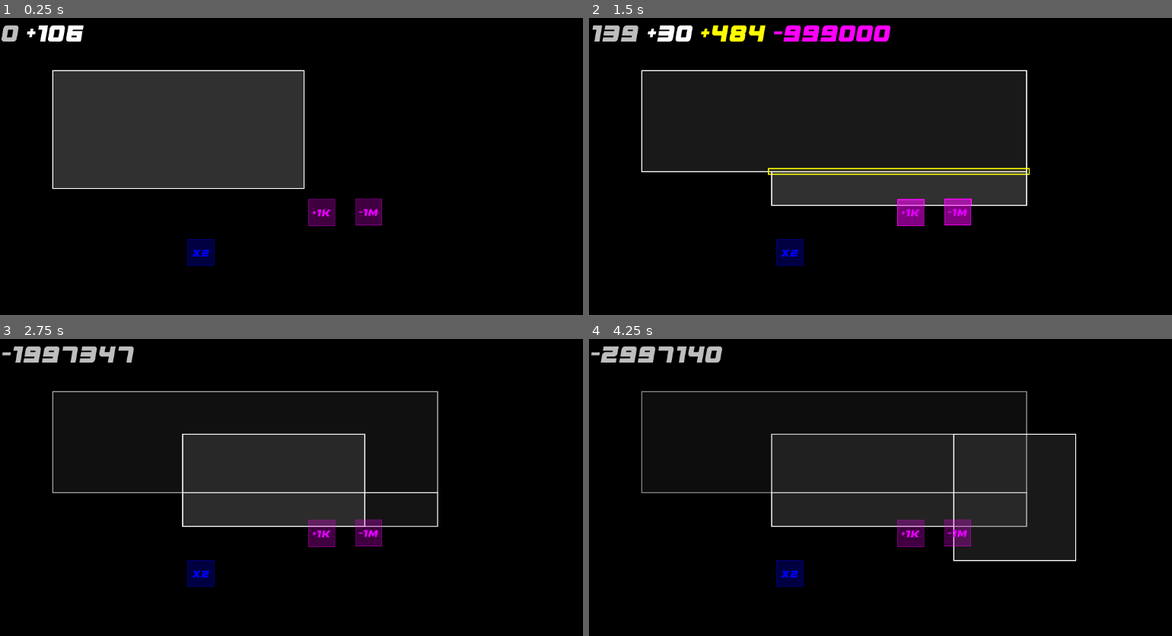
Above: before the commit, frames 1-4 (two rows, left to right).
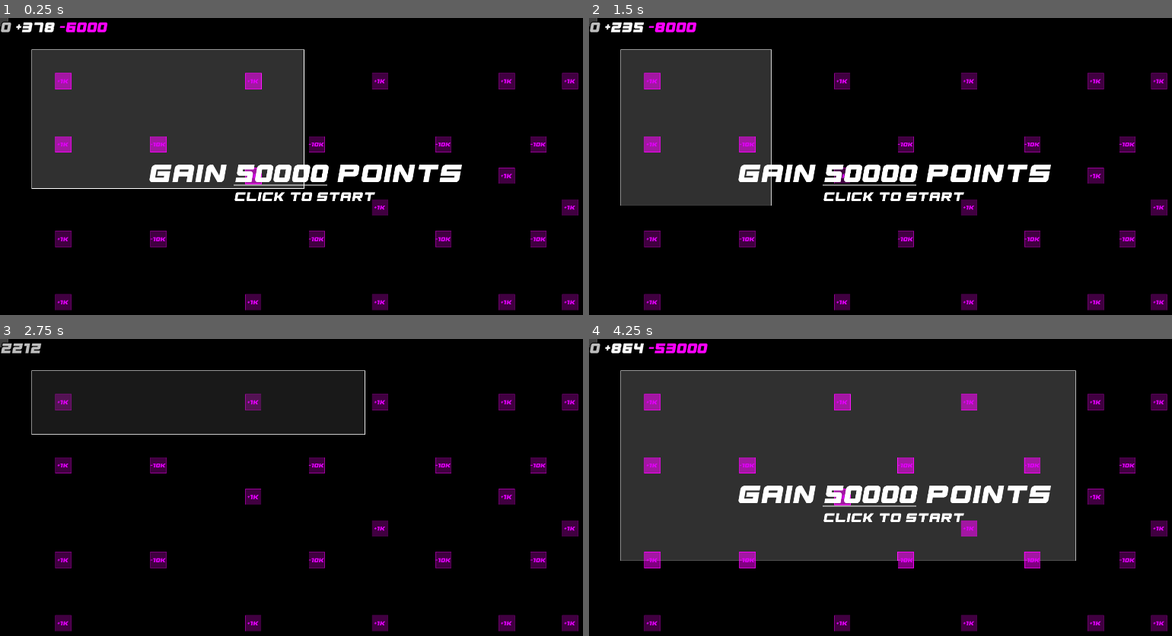
Above: after the commit, the same moments.

Repository: AlexeyBond/old-54-game
Game: Godot game, scene res://level1.tscn
Same seed, same stepped clock (60 frames per second), same inputs: the game is played once before the commit and once after it. Before the commit the project starts from res://game.tscn.
Inputs (mouse positions are in pixels of both pictures, inside the frame that each line leads up to):
- Up to frame 1 (0.25 s): no input
- Up to frame 2 (1.5 s): tap Enter at 0.5, 1.25 s; move the mouse to (1026, 172) at 0.52 s; press the mouse at (1026, 172) at 0.53 s; move the mouse to (769, 205) at 1.27 s; release the mouse at (769, 205) at 1.28 s; click (769, 205) at 1.35 s
- Up to frame 3 (2.75 s): tap Enter at 2 s; move the mouse to (367, 434) at 2.02 s; press the mouse at (367, 434) at 2.03 s
- Up to frame 4 (4.25 s): move the mouse to (863, 576) at 2.77 s; release the mouse at (863, 576) at 2.78 s; click (863, 576) at 2.85 s; tap Space at 3.5 s; move the mouse to (1072, 561) at 3.52 s; press the mouse at (1072, 561) at 3.53 s; tap R (reload, bound only after the commit) at 4.15 s

The runs differ from the first frame. In frame 1, 13% of the frame differs, in the area x 0-100%, y 0-99%; in frame 2, 33%; in frame 3, 21%; in frame 4, 38%.

Commit message:
[wip] Levels

Diff:
--- a/arena.gd
+++ b/arena.gd
@@ -78,7 +78,7 @@
 			effect.effect_sub_r = int(r.get_area() * AREA_TO_SCORE)
 			effects.push_back(effect)
 
-	for n in self.get_children():
+	for n in get_parent().get_children():
 		if n is Effector:
 			var er: EffectRect = n.get_effect_rect(future_rect)
 
--- a/effector1.tscn
+++ b/effector_add.tscn
@@ -1,9 +1,11 @@
 [gd_scene load_steps=3 format=3 uid="uid://cb5q44ncwn7jn"]
 
-[ext_resource type="Theme" uid="uid://cylacb7e25wnl" path="res://ui/main_theme.tres" id="1_73mb6"]
+[ext_resource type="Theme" uid="uid://cylacb7e25wnl" path="res://ui/main_theme.tres" id="1_2vr8s"]
 
 [sub_resource type="GDScript" id="GDScript_5ewp0"]
 script/source = "extends Effector
+
+class_name AddEffector
 
 @export var value: int = 1000
 
@@ -19,7 +21,7 @@
 	er.effect_add_p = value
 "
 
-[node name="effector1" type="Node2D"]
+[node name="add_effector" type="Node2D"]
 script = SubResource("GDScript_5ewp0")
 color = Color(1, 0, 1, 1)
 
--- a/effector2.tscn
+++ b/effector_mul.tscn
@@ -1,9 +1,11 @@
 [gd_scene load_steps=3 format=3 uid="uid://2jdwfi7bfpqg"]
 
-[ext_resource type="Theme" uid="uid://cylacb7e25wnl" path="res://ui/main_theme.tres" id="1_622x2"]
+[ext_resource type="Theme" uid="uid://cylacb7e25wnl" path="res://ui/main_theme.tres" id="1_qh5yd"]
 
 [sub_resource type="GDScript" id="GDScript_5ewp0"]
 script/source = "extends Effector
+
+class_name MulEffector
 
 @export var value: int = 2
 
@@ -14,7 +16,7 @@
 	er.effect_mul_b = value
 "
 
-[node name="effector1" type="Node2D"]
+[node name="mul_effector" type="Node2D"]
 script = SubResource("GDScript_5ewp0")
 color = Color(0, 0, 1, 1)
 
--- a/game.gd
+++ b/game.gd
@@ -7,11 +7,19 @@
 @export var timer: Timer
 
 var score: int = 0
+var ticks: int = 0
+
+var is_stopped: bool = false;
+
+signal started;
 
 func _unhandled_input(event):
-	if event.is_action_pressed("click") and timer.is_stopped():
+	if event.is_action_pressed("click") and timer.is_stopped() and not self.is_stopped:
 		arena.commit()
 		timer.start()
+		started.emit()
+	elif event.is_action_pressed("reload"):
+		get_tree().reload_current_scene()
 
 func total_effect(effects: Array[Arena.EffectRect]) -> Arena.EffectRect:
 	var res: Arena.EffectRect = Arena.EffectRect.new(Rect2(Vector2.ZERO, Vector2.ZERO), Color.BLACK)
@@ -52,15 +60,26 @@
 	delta *= total_effect.effect_mul_b
 
 	score += delta
+
+
+
 	status_text.text = format_status([])
 
 func update_current_effects(effects: Array[Arena.EffectRect]):
 	status_text.text = format_status(effects)
 
+signal tick_done(int)
+
 func tick():
 	arena.commit()
+	ticks += 1
+	tick_done.emit(ticks)
 
 func _ready():
 	arena.apply_effects.connect(self.apply_effects)
 	arena.update_current_effects.connect(self.update_current_effects)
 	timer.timeout.connect(self.tick)
+
+func stop():
+	timer.stop()
+	is_stopped = true
--- a/game.tscn
+++ b/game.tscn
@@ -1,16 +1,16 @@
-[gd_scene load_steps=6 format=3 uid="uid://btue7v5m3adaw"]
+[gd_scene load_steps=4 format=3 uid="uid://btue7v5m3adaw"]
 
 [ext_resource type="Script" path="res://game.gd" id="1_sus1x"]
 [ext_resource type="Theme" uid="uid://cylacb7e25wnl" path="res://ui/main_theme.tres" id="2_1yx3w"]
 [ext_resource type="Script" path="res://arena.gd" id="3_3iew6"]
-[ext_resource type="PackedScene" uid="uid://cb5q44ncwn7jn" path="res://effector1.tscn" id="4_crd2r"]
-[ext_resource type="PackedScene" uid="uid://2jdwfi7bfpqg" path="res://effector2.tscn" id="5_a3mk2"]
 
 [node name="Game" type="Node2D" node_paths=PackedStringArray("arena", "status_text", "timer")]
 script = ExtResource("1_sus1x")
 arena = NodePath("arena")
 status_text = NodePath("CanvasLayer/RichTextLabel")
 timer = NodePath("Timer")
+
+[node name="Timer" type="Timer" parent="."]
 
 [node name="CanvasLayer" type="CanvasLayer" parent="."]
 
@@ -29,15 +29,3 @@
 
 [node name="arena" type="Node2D" parent="."]
 script = ExtResource("3_3iew6")
-
-[node name="effector1" parent="arena" instance=ExtResource("4_crd2r")]
-position = Vector2(610, 370)
-
-[node name="effector2" parent="arena" instance=ExtResource("4_crd2r")]
-position = Vector2(699, 369)
-value = -1000000
-
-[node name="effector3" parent="arena" instance=ExtResource("5_a3mk2")]
-position = Vector2(381, 446)
-
-[node name="Timer" type="Timer" parent="."]
--- /dev/null
+++ b/level0.tscn
@@ -0,0 +1,30 @@
+[gd_scene load_steps=4 format=3 uid="uid://br8lxcag7ejj4"]
+
+[ext_resource type="Script" path="res://effector.gd" id="1_shwtt"]
+[ext_resource type="PackedScene" uid="uid://btue7v5m3adaw" path="res://game.tscn" id="2_7oqma"]
+[ext_resource type="Theme" uid="uid://cylacb7e25wnl" path="res://ui/main_theme.tres" id="4_q1vxk"]
+
+[node name="level1" type="Node2D"]
+script = ExtResource("1_shwtt")
+
+[node name="Game" parent="." instance=ExtResource("2_7oqma")]
+
+[node name="CanvasLayer" type="CanvasLayer" parent="."]
+
+[node name="start_label" type="RichTextLabel" parent="CanvasLayer"]
+anchors_preset = 14
+anchor_top = 0.5
+anchor_right = 1.0
+anchor_bottom = 0.5
+offset_top = -100.0
+offset_bottom = 100.0
+grow_horizontal = 2
+grow_vertical = 2
+theme = ExtResource("4_q1vxk")
+theme_override_font_sizes/normal_font_size = 100
+bbcode_enabled = true
+text = "[center]GAIN [u]2000[/u] POINTS[/center]
+[center][font_size=50]click to start[/font_size][/center]"
+fit_content = true
+
+[connection signal="started" from="Game" to="CanvasLayer/start_label" method="hide"]
--- /dev/null
+++ b/level1.tscn
@@ -0,0 +1,111 @@
+[gd_scene load_steps=5 format=3 uid="uid://2ujkb67kwqet"]
+
+[ext_resource type="Script" path="res://effector.gd" id="1_1wkvt"]
+[ext_resource type="PackedScene" uid="uid://btue7v5m3adaw" path="res://game.tscn" id="2_ynjwl"]
+[ext_resource type="PackedScene" uid="uid://cb5q44ncwn7jn" path="res://effector_add.tscn" id="3_i3u43"]
+[ext_resource type="Theme" uid="uid://cylacb7e25wnl" path="res://ui/main_theme.tres" id="4_c1pl3"]
+
+[node name="level1" type="Node2D"]
+script = ExtResource("1_1wkvt")
+
+[node name="Game" parent="." instance=ExtResource("2_ynjwl")]
+
+[node name="add_effector" parent="Game" instance=ExtResource("3_i3u43")]
+position = Vector2(200, 200)
+
+[node name="add_effector2" parent="Game" instance=ExtResource("3_i3u43")]
+position = Vector2(200, 400)
+
+[node name="add_effector3" parent="Game" instance=ExtResource("3_i3u43")]
+position = Vector2(200, 700)
+
+[node name="add_effector4" parent="Game" instance=ExtResource("3_i3u43")]
+position = Vector2(200, 900)
+
+[node name="add_effector5" parent="Game" instance=ExtResource("3_i3u43")]
+position = Vector2(800, 900)
+
+[node name="add_effector6" parent="Game" instance=ExtResource("3_i3u43")]
+position = Vector2(800, 500)
+
+[node name="add_effector7" parent="Game" instance=ExtResource("3_i3u43")]
+position = Vector2(800, 200)
+
+[node name="add_effector8" parent="Game" instance=ExtResource("3_i3u43")]
+position = Vector2(1200, 200)
+
+[node name="add_effector9" parent="Game" instance=ExtResource("3_i3u43")]
+position = Vector2(1200, 600)
+
+[node name="add_effector10" parent="Game" instance=ExtResource("3_i3u43")]
+position = Vector2(1200, 900)
+
+[node name="add_effector11" parent="Game" instance=ExtResource("3_i3u43")]
+position = Vector2(1600, 200)
+
+[node name="add_effector12" parent="Game" instance=ExtResource("3_i3u43")]
+position = Vector2(1600, 500)
+
+[node name="add_effector13" parent="Game" instance=ExtResource("3_i3u43")]
+position = Vector2(1600, 900)
+
+[node name="add_effector14" parent="Game" instance=ExtResource("3_i3u43")]
+position = Vector2(1800, 900)
+
+[node name="add_effector15" parent="Game" instance=ExtResource("3_i3u43")]
+position = Vector2(1800, 600)
+
+[node name="add_effector16" parent="Game" instance=ExtResource("3_i3u43")]
+position = Vector2(1800, 200)
+
+[node name="add_effector17" parent="Game" instance=ExtResource("3_i3u43")]
+position = Vector2(1700, 700)
+value = -10000
+
+[node name="add_effector18" parent="Game" instance=ExtResource("3_i3u43")]
+position = Vector2(1700, 400)
+value = -10000
+
+[node name="add_effector19" parent="Game" instance=ExtResource("3_i3u43")]
+position = Vector2(1400, 400)
+value = -10000
+
+[node name="add_effector20" parent="Game" instance=ExtResource("3_i3u43")]
+position = Vector2(1400, 700)
+value = -10000
+
+[node name="add_effector21" parent="Game" instance=ExtResource("3_i3u43")]
+position = Vector2(1000, 700)
+value = -10000
+
+[node name="add_effector22" parent="Game" instance=ExtResource("3_i3u43")]
+position = Vector2(1000, 400)
+value = -10000
+
+[node name="add_effector23" parent="Game" instance=ExtResource("3_i3u43")]
+position = Vector2(500, 400)
+value = -10000
+
+[node name="add_effector24" parent="Game" instance=ExtResource("3_i3u43")]
+position = Vector2(500, 700)
+value = -10000
+
+[node name="CanvasLayer" type="CanvasLayer" parent="."]
+
+[node name="start_label" type="RichTextLabel" parent="CanvasLayer"]
+anchors_preset = 14
+anchor_top = 0.5
+anchor_right = 1.0
+anchor_bottom = 0.5
+offset_top = -100.0
+offset_bottom = 100.0
+grow_horizontal = 2
+grow_vertical = 2
+theme = ExtResource("4_c1pl3")
+theme_override_font_sizes/normal_font_size = 100
+bbcode_enabled = true
+text = "[center]GAIN [u]50000[/u] POINTS[/center]
+[center][font_size=50]click to start[/font_size][/center]"
+fit_content = true
+
+[connection signal="started" from="Game" to="CanvasLayer/start_label" method="hide"]
--- a/project.godot
+++ b/project.godot
@@ -11,12 +11,14 @@
 [application]
 
 config/name="old-54-game"
-run/main_scene="res://game.tscn"
+run/main_scene="res://level1.tscn"
 config/features=PackedStringArray("4.1", "GL Compatibility")
 config/icon="res://icon.svg"
 
 [display]
 
+window/size/viewport_width=1920
+window/size/viewport_height=1080
 window/size/mode=3
 
 [editor]
@@ -32,6 +34,11 @@
 "events": [Object(InputEventMouseButton,"resource_local_to_scene":false,"resource_name":"","device":-1,"window_id":0,"a …(253 unchanged characters)…
 ]
 }
+reload={
+"deadzone": 0.5,
+"events": [Object(InputEventKey,"resource_local_to_scene":false,"resource_name":"","device":-1,"window_id":0,"alt_pressed":false,"shift_pressed":false,"ctrl_pressed":false,"meta_pressed":false,"pressed":false,"keycode":0,"physical_keycode":82,"key_label":0,"unicode":114,"echo":false,"script":null)
+]
+}
 
 [rendering]
 
--- a/test.tscn
+++ /dev/null
@@ -1,8 +0,0 @@
-[gd_scene load_steps=2 format=3 uid="uid://bmbymsrfdgrmb"]
-
-[ext_resource type="Script" path="res://arena.gd" id="1_cebvr"]
-
-[node name="Node2D" type="Node2D"]
-position = Vector2(0, -50)
-rotation = 0.598648
-script = ExtResource("1_cebvr")
Not shown: 1 places in effector_add.tscn that only renumber resources
Not shown: 1 places in effector_mul.tscn that only renumber resources
